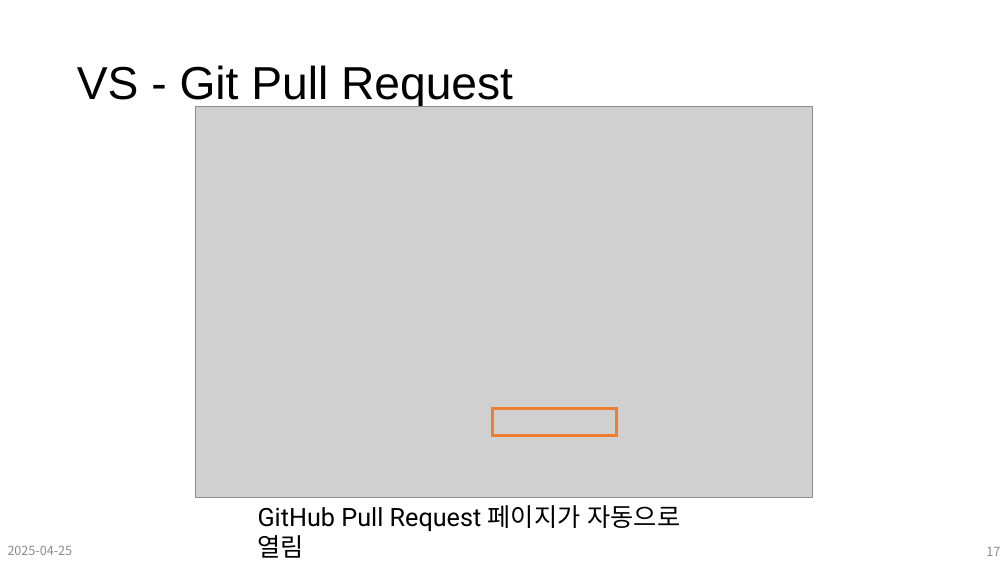
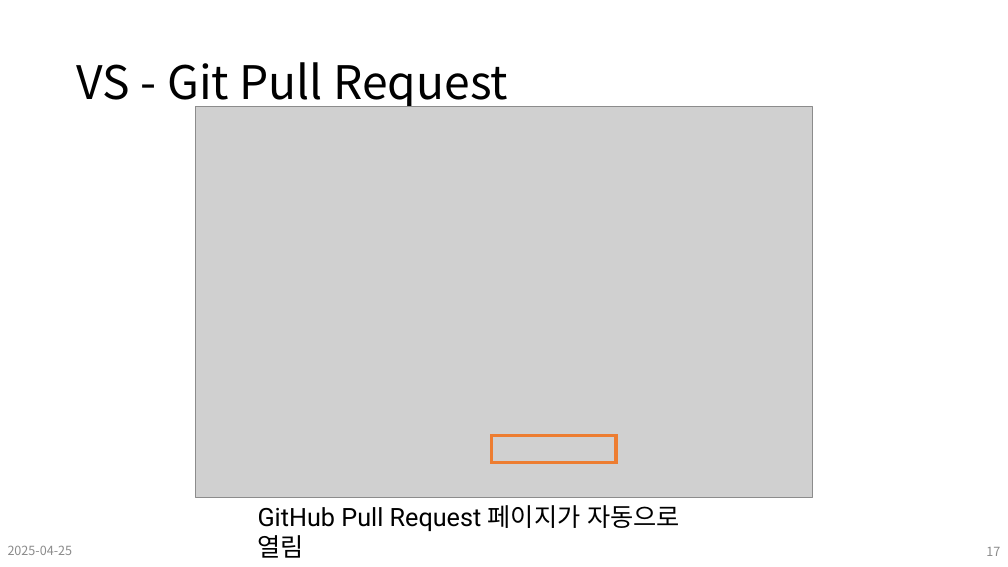
Before and after one commit to Leader-Lesson/KDT_SF_Short_5th, a slide deck: slide 17 of material/07_CSharp_VS_Git.pptx. Drawn at 1008x567 pixels with LibreOffice and Linux fonts; fonts in the diff are those of the drawing; grey boxes stand for pictures; background and template pictures are left out. Boxes give left, top, right and bottom in pixels: in the first picture for what was removed or moved away, otherwise in the second. Text is boxed around its words. In the diff, an @@ line names an element or a change of style, - is before the commit and + after.

```diff
--- a/material/07_CSharp_VS_Git.pptx
+++ b/material/07_CSharp_VS_Git.pptx
@@ title "VS - Git Pull Request" at [77, 62, 508, 111]: font Arial to Noto Sans CJK KR @@
@@ rectangle: place and size @@
-rectangle at [492, 409, 616, 436]
+rectangle at [492, 436, 616, 462]
```
Also in this commit, not shown: 23 other slides changed, 13 other files.
